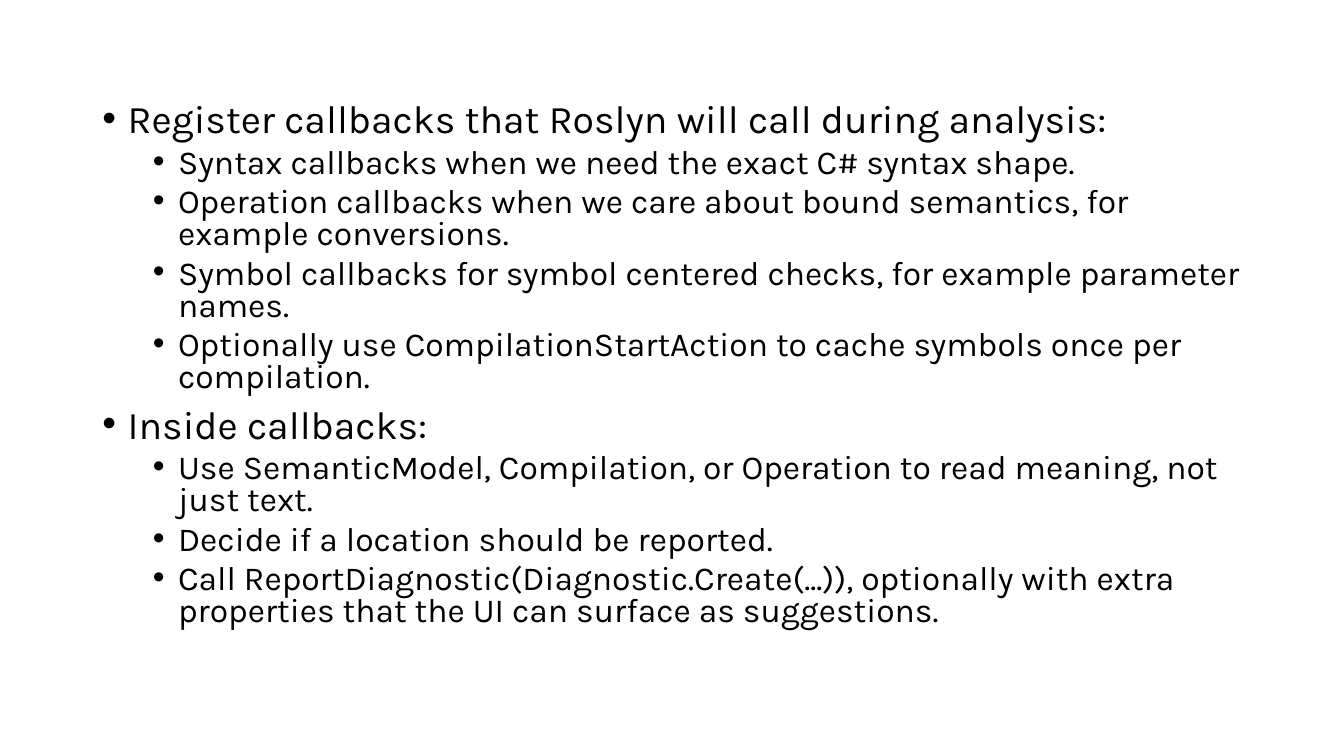
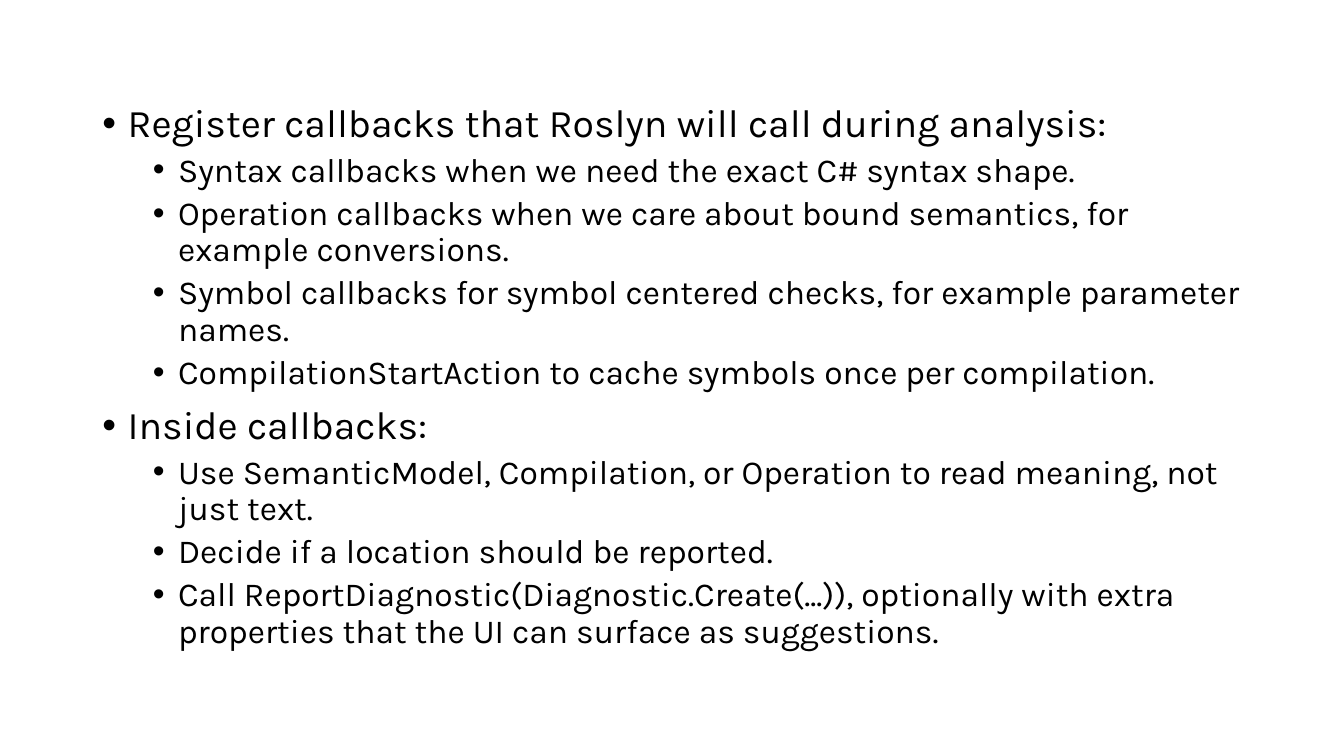
Before and after one commit to Me8mer/MiniAnalyzers, a slide deck: slide 4 of Docs/MiniAnalyzersPresentation.pptx. Drawn at 1344x756 pixels with LibreOffice and Linux fonts; fonts in the diff are those of the drawing. Boxes give left, top, right and bottom in pixels: in the first picture for what was removed or moved away, otherwise in the second. Text is boxed around its words. In the diff, an @@ line names an element or a change of style, - is before the commit and + after.

```diff
--- a/Docs/MiniAnalyzersPresentation.pptx
+++ b/Docs/MiniAnalyzersPresentation.pptx
@@ text at (128,110,1239,652): line spacing 0.8 to 0.9 @@
@@ text at (178,361,1154,393): text changed @@
-  • Optionally use CompilationStartAction to cache symbols once per compilation.
+  • CompilationStartAction to cache symbols once per compilation.
```
Also in this commit, not shown: 3 other slides changed, 10 slides added, 5 slides removed, 3 other files.
